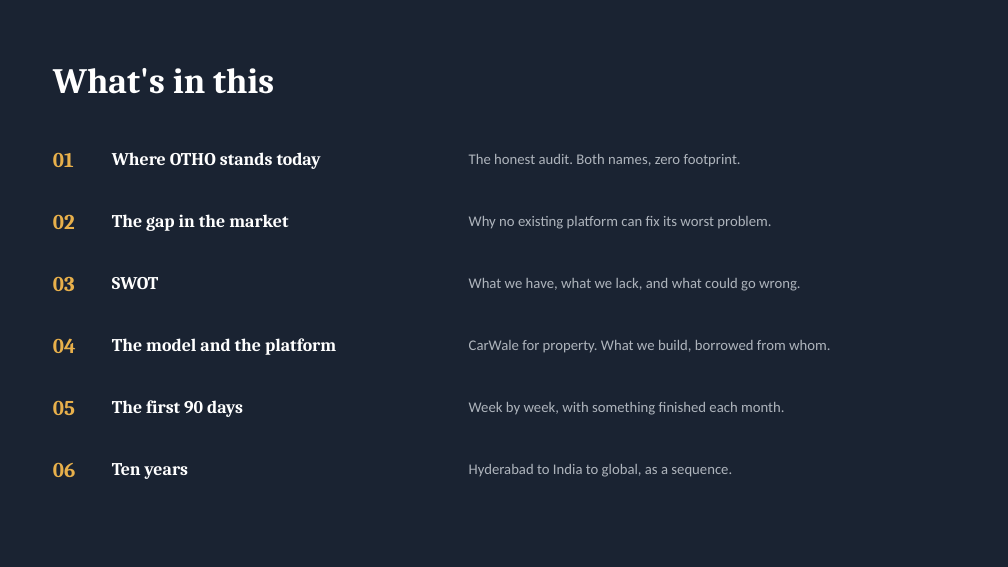
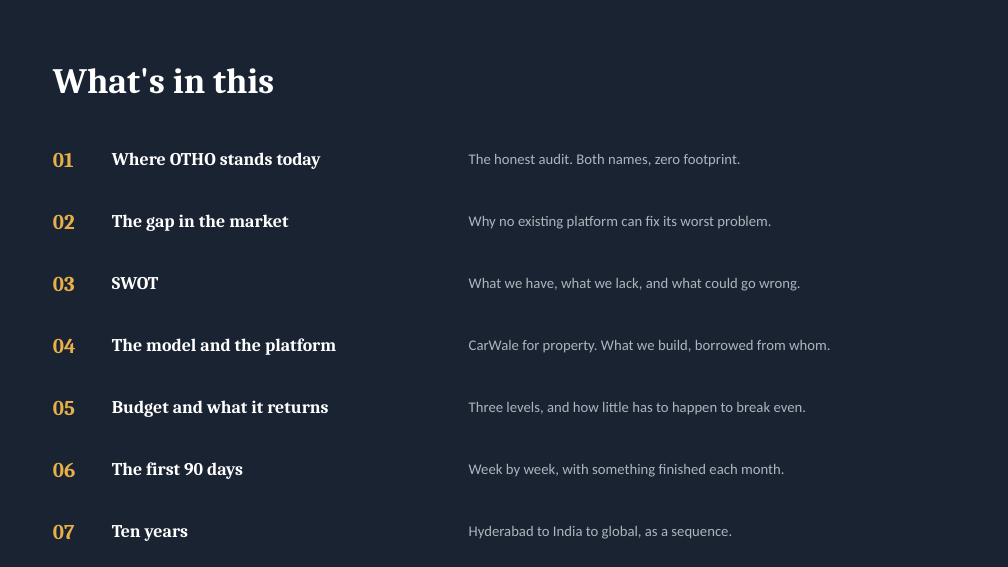
Before and after one commit to productionx-in/OTHO-REALTY, a slide deck: slide 2 of deck/Building_OTHO_ProductionX.pptx. Drawn at 1008x567 pixels with LibreOffice and Linux fonts; fonts in the diff are those of the drawing. Boxes give left, top, right and bottom in pixels: in the first picture for what was removed or moved away, otherwise in the second. Text is boxed around its words. In the diff, an @@ line names an element or a change of style, - is before the commit and + after.

```diff
--- a/deck/Building_OTHO_ProductionX.pptx
+++ b/deck/Building_OTHO_ProductionX.pptx
@@ text added at [112,400,328,417], 17 pt, text #FFFFFF, bold @@
+Budget and what it returns
@@ text added at [469,402,807,415], 14 pt, text #AEB4BC @@
+Three levels, and how little has to happen to break even.
@@ 4 texts: place and size @@
-4 texts at [112,400,784,479]
+4 texts at [112,462,784,541]
@@ text added at [53,524,75,539], 20 pt, text #E8B04B, bold @@
+07
```
Also in this commit, not shown: 7 other slides changed, 4 slides added, 2 other files.
